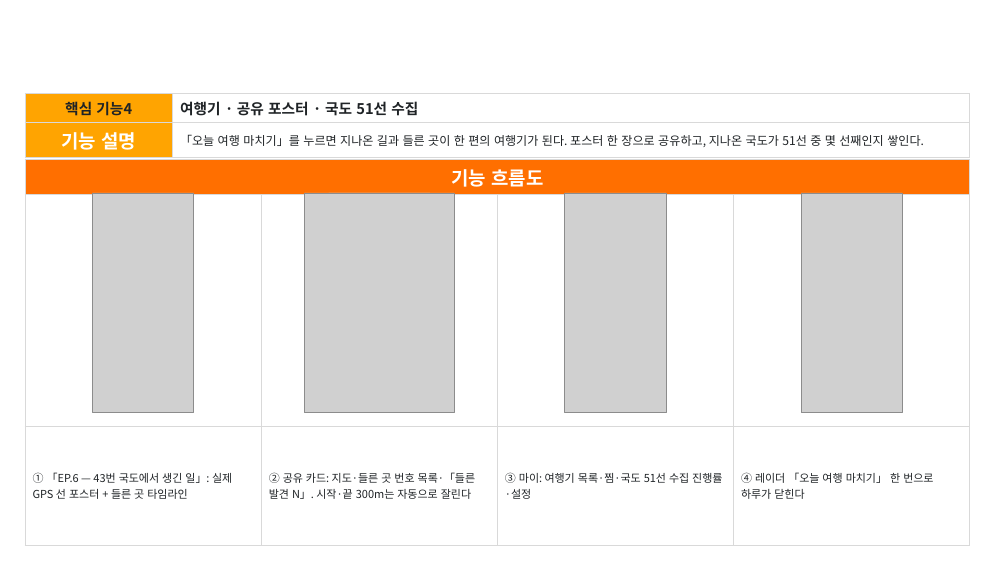
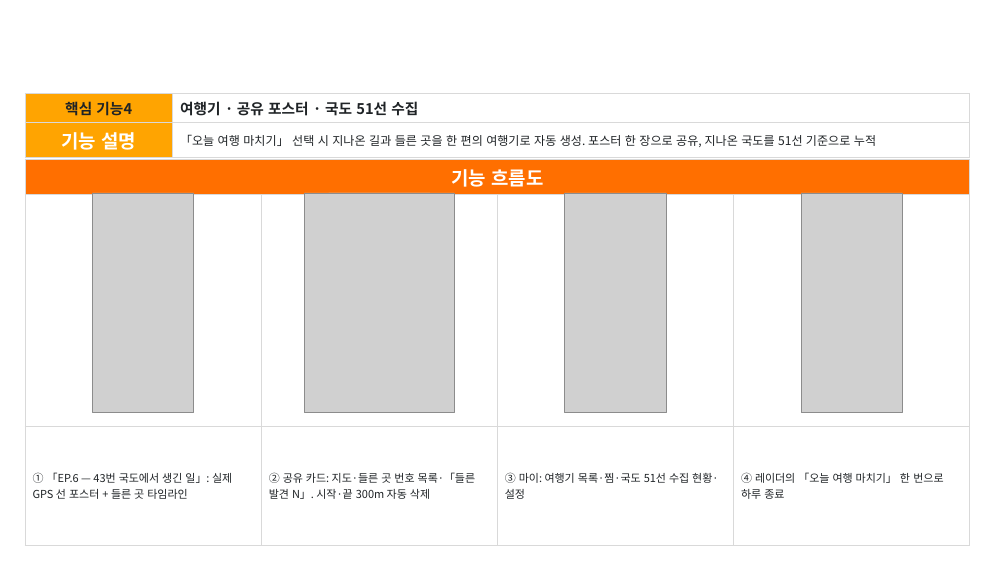
Before and after one commit to Hyee0ne/p-trip, a slide deck: slide 8 of docs/기능설명서_P의여행.pptx. Drawn at 1008x567 pixels with LibreOffice and Linux fonts; fonts in the diff are those of the drawing; grey boxes stand for pictures; background and template pictures are left out. Boxes give left, top, right and bottom in pixels: in the first picture for what was removed or moved away, otherwise in the second. Text is boxed around its words. In the diff, an @@ line names an element or a change of style, - is before the commit and + after.

```diff
--- a/docs/기능설명서_P의여행.pptx
+++ b/docs/기능설명서_P의여행.pptx
@@ table at [25,94,970,154] @@
-row 2, column 2: 「오늘 여행 마치기」를 누르면 지나온 길과 들른 곳이 한 편의 여행기가 된다. 포스터 한 장으로 공유하고, 지나온 국도가 51선 중 몇 선째인지 쌓인다.
+row 2, column 2: 「오늘 여행 마치기」 선택 시 지나온 길과 들른 곳을 한 편의 여행기로 자동 생성. 포스터 한 장으로 공유, 지나온 국도를 51선 기준으로 누적
@@ table at [25,160,969,541] @@
-row 3: ① 「EP.6 — 43번 국도에서 생긴 일」: 실제 GPS 선 포스터 + 들른 곳 타임라인 | ② 공유 카드: 지도·들른 곳 번호 목록·「들른 발견 N」. 시작·끝 300m는 자동으로 잘린다 | ③ 마이: 여행기 목록·찜·국도 51선 수집 진행률·설정 | ④ 레이더 「오늘 여행 마치기」 한 번으로 하루가 닫힌다
+row 3: ① 「EP.6 — 43번 국도에서 생긴 일」: 실제 GPS 선 포스터 + 들른 곳 타임라인 | ② 공유 카드: 지도·들른 곳 번호 목록·「들른 발견 N」. 시작·끝 300m 자동 삭제 | ③ 마이: 여행기 목록·찜·국도 51선 수집 현황·설정 | ④ 레이더의 「오늘 여행 마치기」 한 번으로 하루 종료
```
Also in this commit, not shown: 9 other slides changed, 2 other files.
